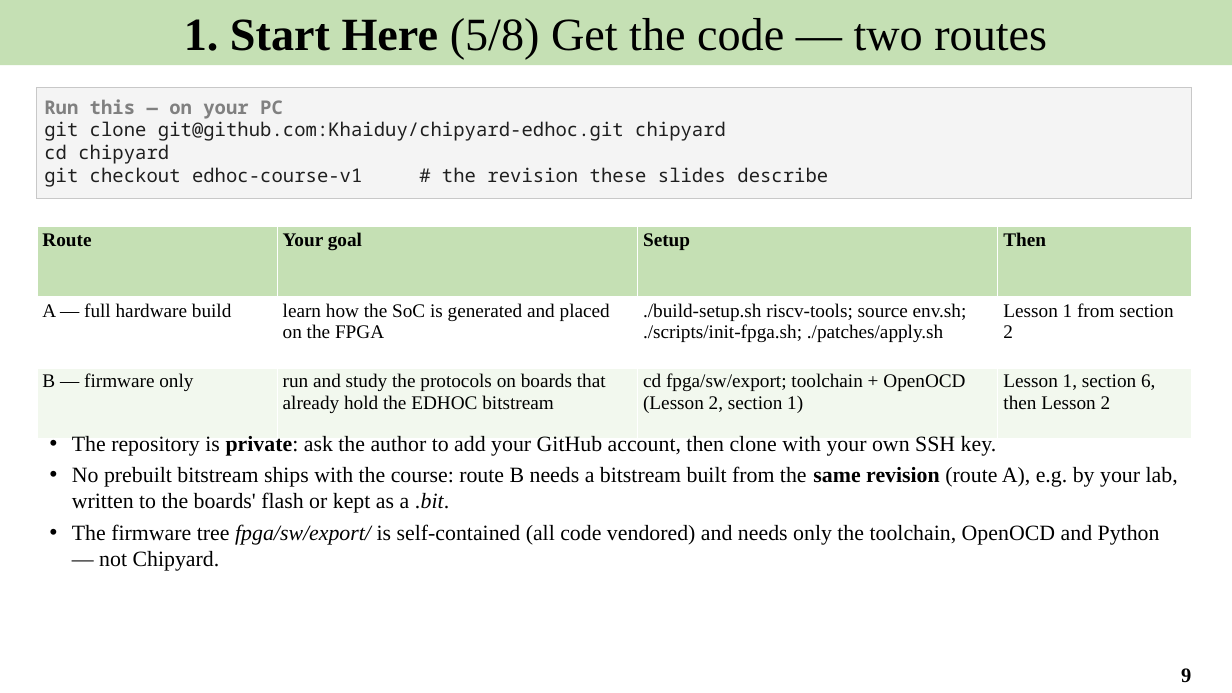
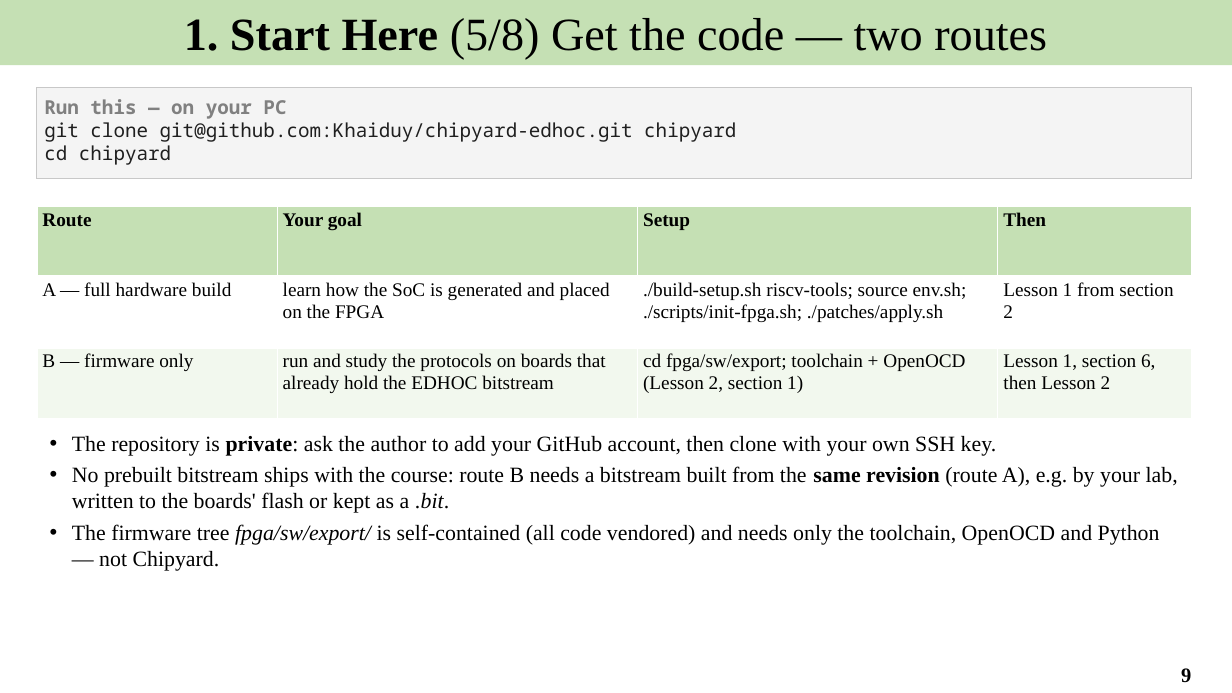
Before and after one commit to Khaiduy/chipyard-edhoc, a slide deck: slide 9 of fpga/sw/export/docs/slides/01_EDHOC_SoC_on_Arty_A7-100T.pptx. Drawn at 1232x693 pixels with LibreOffice and Linux fonts; fonts in the diff are those of the drawing. Boxes give left, top, right and bottom in pixels: in the first picture for what was removed or moved away, otherwise in the second. Text is boxed around its words. In the diff, an @@ line names an element or a change of style, - is before the commit and + after.

Commit message:
docs: clone main directly, no course tag

```diff
--- a/fpga/sw/export/docs/slides/01_EDHOC_SoC_on_Arty_A7-100T.pptx
+++ b/fpga/sw/export/docs/slides/01_EDHOC_SoC_on_Arty_A7-100T.pptx
@@ rectangle "Run this — on your ...": place and size @@
-rectangle "Run this — on your ..." at bbox=[37, 88, 1192, 199]
+rectangle "Run this — on your ..." at bbox=[37, 88, 1192, 178]
@@ rectangle "Run this — on your ..." at bbox=[37, 88, 1192, 178]: size 14.8 to 15 pt @@
@@ text in rectangle at bbox=[44, 167, 828, 187]: paragraph removed @@
-git checkout edhoc-course-v1 # the revision these slides describe
@@ table: place and size @@
-table at bbox=[37, 226, 1192, 439]
+table at bbox=[37, 206, 1192, 419]
```
Also in this commit, not shown: 4 other slides changed, 3 other files.
